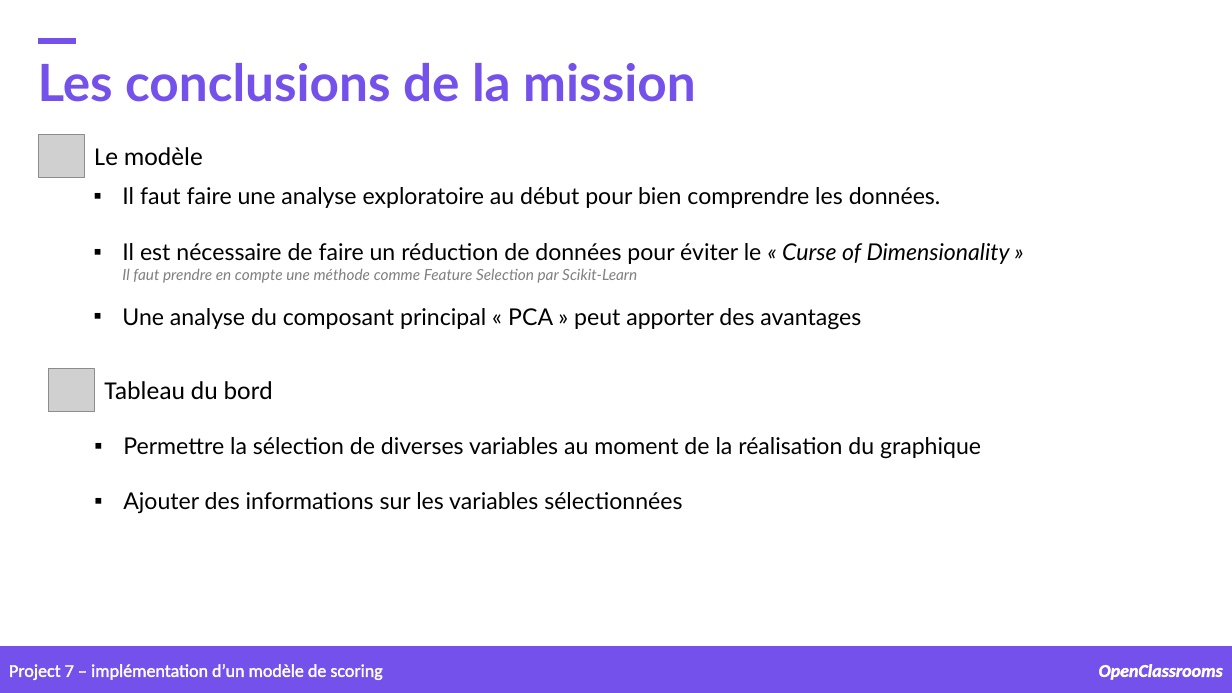
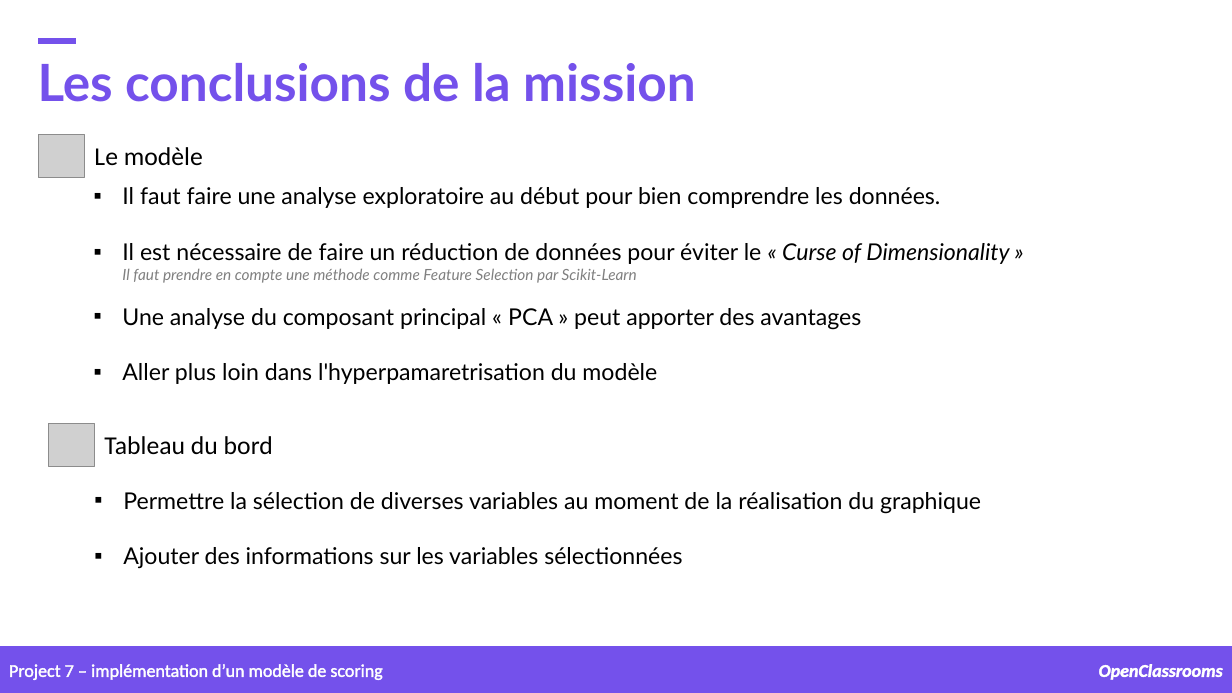
Before and after one commit to samirhinojosa/OC-P7-IMPLEMENT-A-SCORING-MODEL, a slide deck: slide 27 of supports/P7_presentation_final.pptx (slide 26 before the commit). Drawn at 1232x693 pixels with LibreOffice and Linux fonts; fonts in the diff are those of the drawing; grey boxes stand for pictures; background and template pictures are left out. Boxes give left, top, right and bottom in pixels: in the first picture for what was removed or moved away, otherwise in the second. Text is boxed around its words. In the diff, an @@ line names an element or a change of style, - is before the commit and + after.

```diff
--- a/supports/P7_presentation_final.pptx
+++ b/supports/P7_presentation_final.pptx
@@ text at (122, 363, 657, 384): paragraph added @@
+▪ Aller plus loin dans l'hyperpamaretrisation du modèle
@@ 2 texts, 1 picture: place and size @@
-2 texts, 1 picture at (48, 369, 981, 513)
+2 texts, 1 picture at (48, 423, 981, 568)
```
Also in this commit, not shown: 13 other slides changed, 1 slide added, 2 other files.
